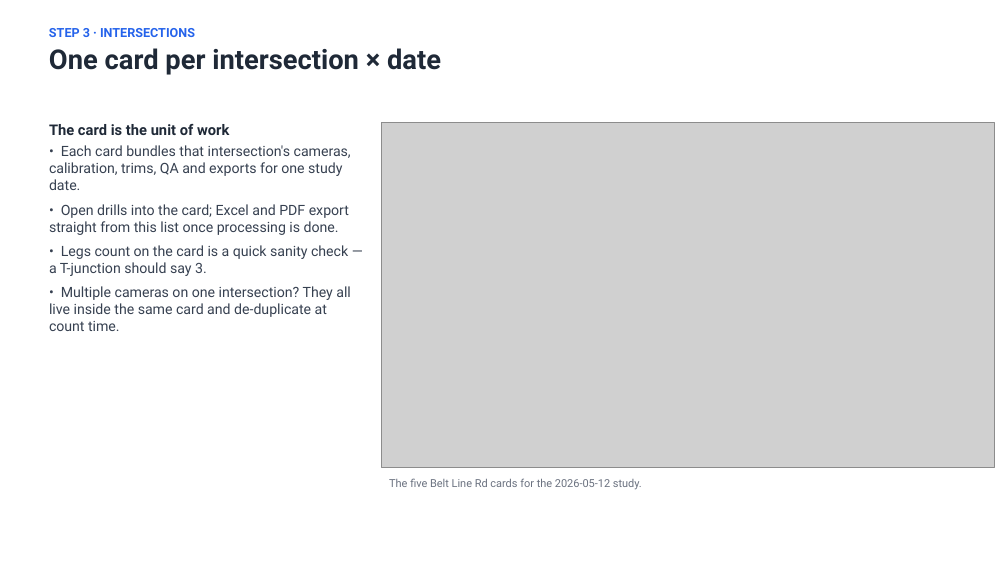
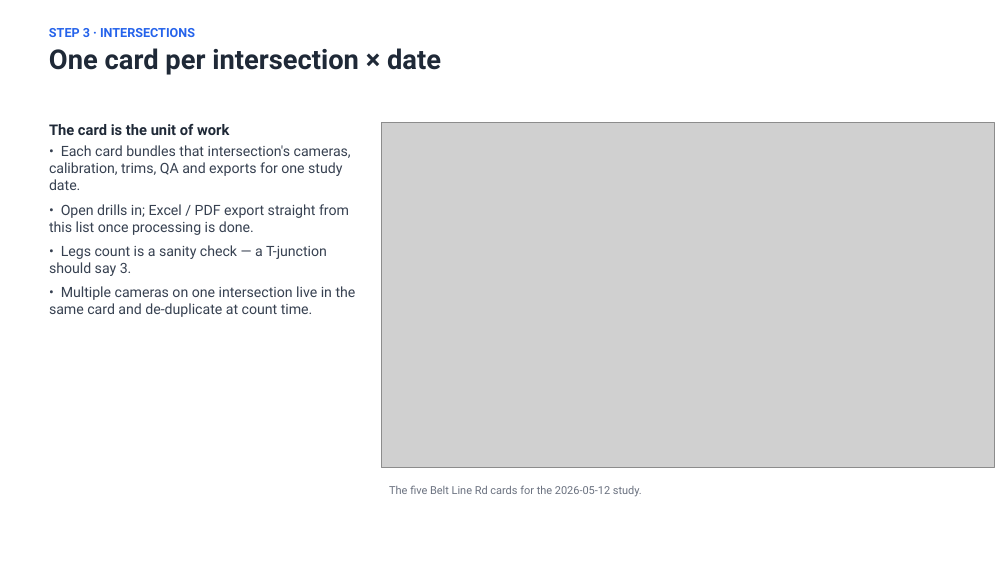
Before and after one commit to marshm100/intersection-counter, a slide deck: slide 6 of docs/Operator_Guide_2026-08-18.pptx (slide 5 before the commit). Drawn at 1008x567 pixels with LibreOffice and Linux fonts; fonts in the diff are those of the drawing; grey boxes stand for pictures. Boxes give left, top, right and bottom in pixels: in the first picture for what was removed or moved away, otherwise in the second. Text is boxed around its words. In the diff, an @@ line names an element or a change of style, - is before the commit and + after.

```diff
--- a/docs/Operator_Guide_2026-08-18.pptx
+++ b/docs/Operator_Guide_2026-08-18.pptx
@@ text at <box>49,204,356,317</box>: text changed @@
-• Open drills into the card; Excel and PDF export straight from this list once processing is done.
-• Legs count on the card is a quick sanity check — a T-junction should say 3.
-• Multiple cameras on one intersection? They all live inside the same card and de-duplicate at count time.
+• Open drills in; Excel / PDF export straight from this list once processing is done.
+• Legs count is a sanity check — a T-junction should say 3.
+• Multiple cameras on one intersection live in the same card and de-duplicate at count time.
@@ text "The five Belt Line Rd ...": place and size @@
-text "The five Belt Line Rd ..." at <box>389,478,642,490</box>
+text "The five Belt Line Rd ..." at <box>389,485,642,497</box>
```
Also in this commit, not shown: 15 other slides changed, 8 slides added.
